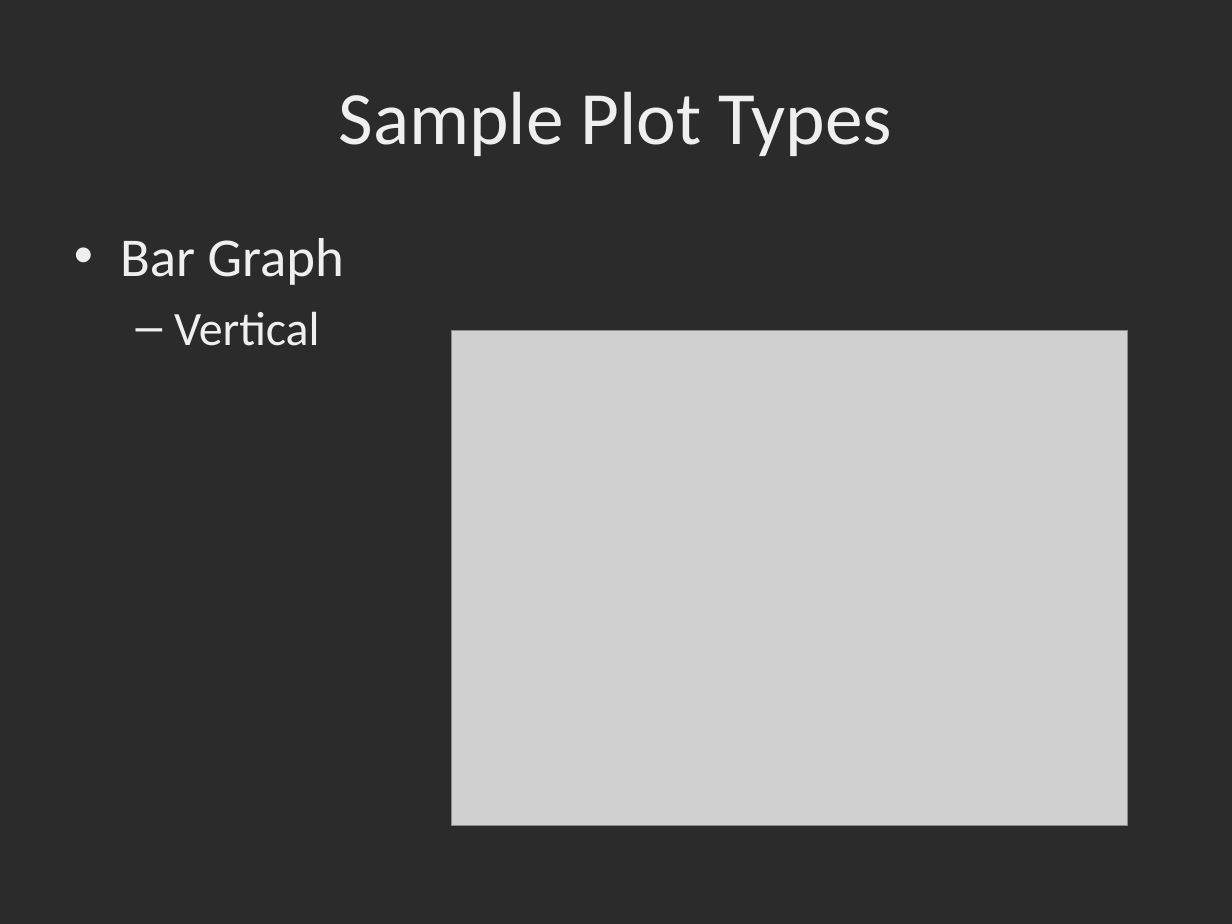
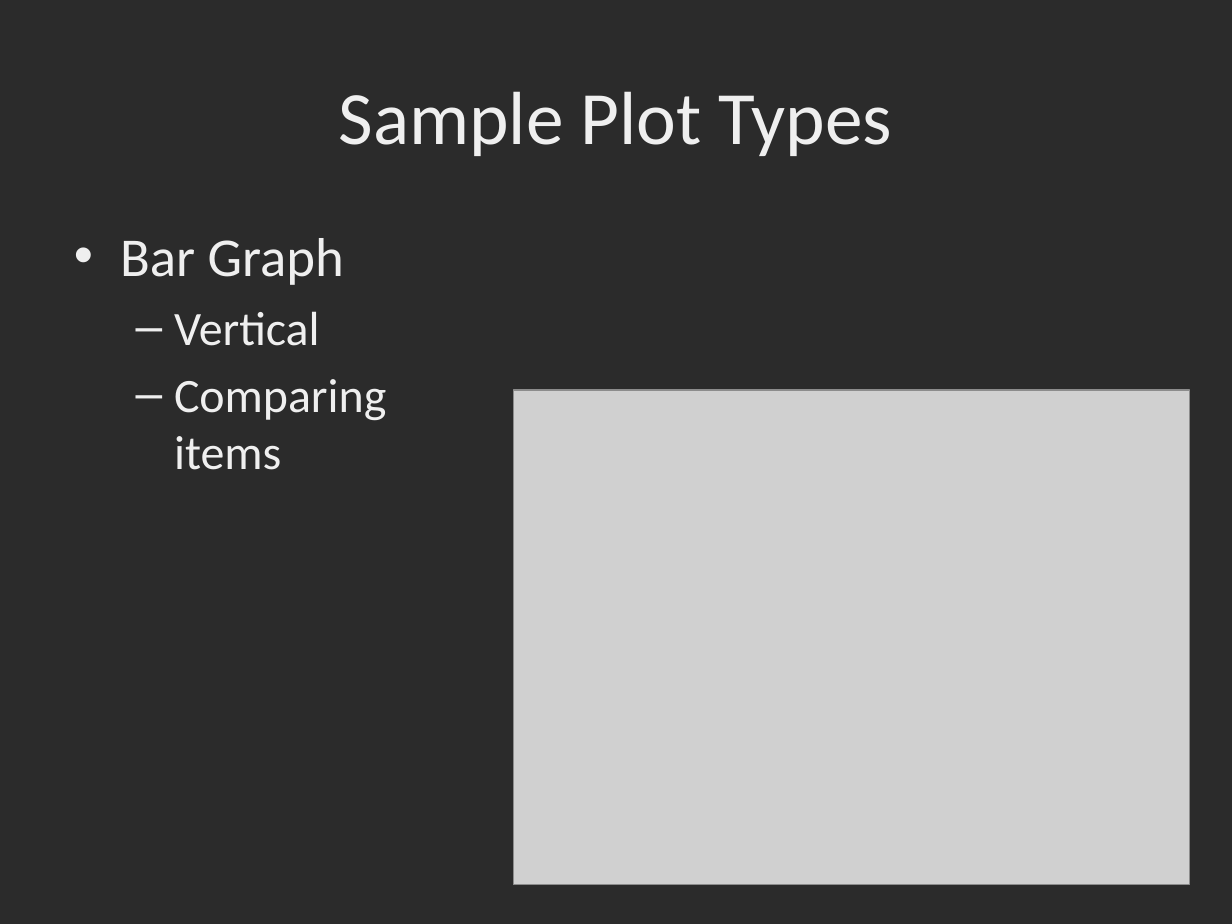
Before and after one commit to dbowmans46/PracticalProgramming, a slide deck: slide 6 of Session 7 - Python/Instructional Material/Session 7 - Python Plotting with MatPlotLib.pptx. Drawn at 1232x924 pixels with LibreOffice and Linux fonts; fonts in the diff are those of the drawing; grey boxes stand for pictures; background and template pictures are left out; a plain dark background stands for a picture behind light text. Boxes give left, top, right and bottom in pixels: in the first picture for what was removed or moved away, otherwise in the second. Text is boxed around its words. In the diff, an @@ line names an element or a change of style, - is before the commit and + after.

Commit message:
Added reasons for selecting a certain type of plot.

```diff
--- a/Session 7 - Python/Instructional Material/Session 7 - Python Plotting with MatPlotLib.pptx
+++ b/Session 7 - Python/Instructional Material/Session 7 - Python Plotting with MatPlotLib.pptx
@@ text at [174,379,386,470]: paragraph added @@
+  – Comparing items
@@ picture: place and size @@
-picture at [452,330,1129,824]
+picture at [514,391,1190,885]
```
Also in this commit, not shown: 8 other slides changed.
